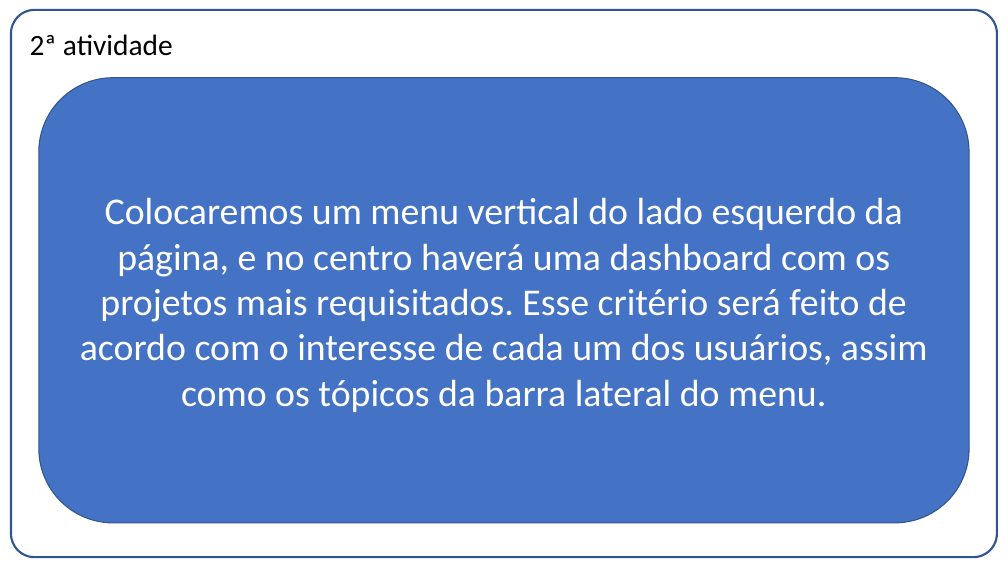
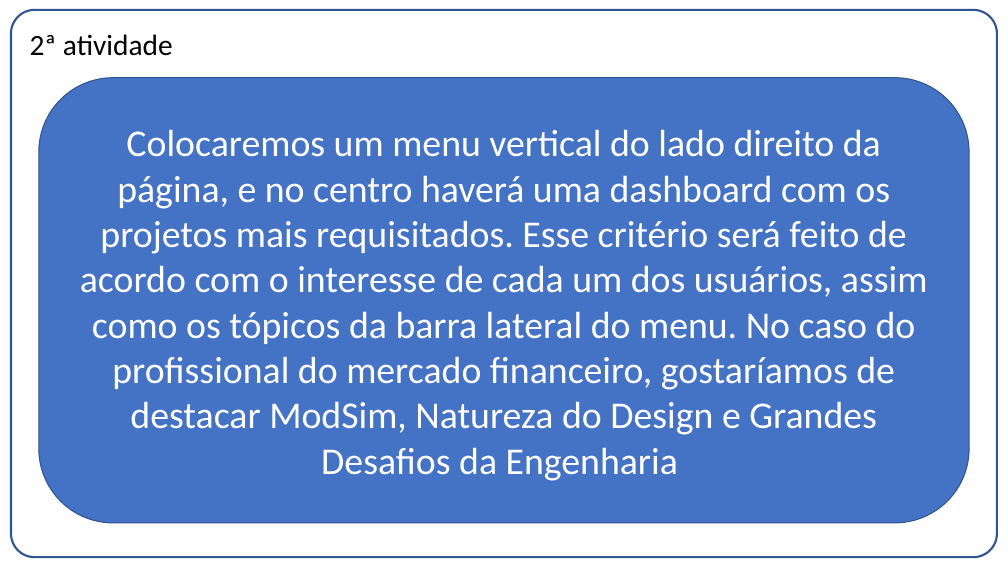
Before and after one commit to pilnikthomas/CDA_P1, a slide deck: slide 6 of Entrega02.pptx. Drawn at 1008x567 pixels with LibreOffice and Linux fonts; fonts in the diff are those of the drawing. Boxes give left, top, right and bottom in pixels: in the first picture for what was removed or moved away, otherwise in the second. Text is boxed around its words. In the diff, an @@ line names an element or a change of style, - is before the commit and + after.

```diff
--- a/Entrega02.pptx
+++ b/Entrega02.pptx
@@ text in rounded rectangle at (x1=80, y1=129, x2=927, y2=481): text changed @@
-Colocaremos um menu vertical do lado esquerdo da página, e no centro haverá uma dashboard com os projetos mais requisitados. Esse critério será feito de acordo com o interesse de cada um dos usuários, assim como os tópicos da barra lateral do menu.
+Colocaremos um menu vertical do lado direito da página, e no centro haverá uma dashboard com os projetos mais requisitados. Esse critério será feito de acordo com o interesse de cada um dos usuários, assim como os tópicos da barra lateral do menu. No caso do profissional do mercado financeiro, gostaríamos de destacar ModSim, Natureza do Design e Grandes Desafios da Engenharia
```
Also in this commit, not shown: 2 other slides changed, 1 slide removed.
